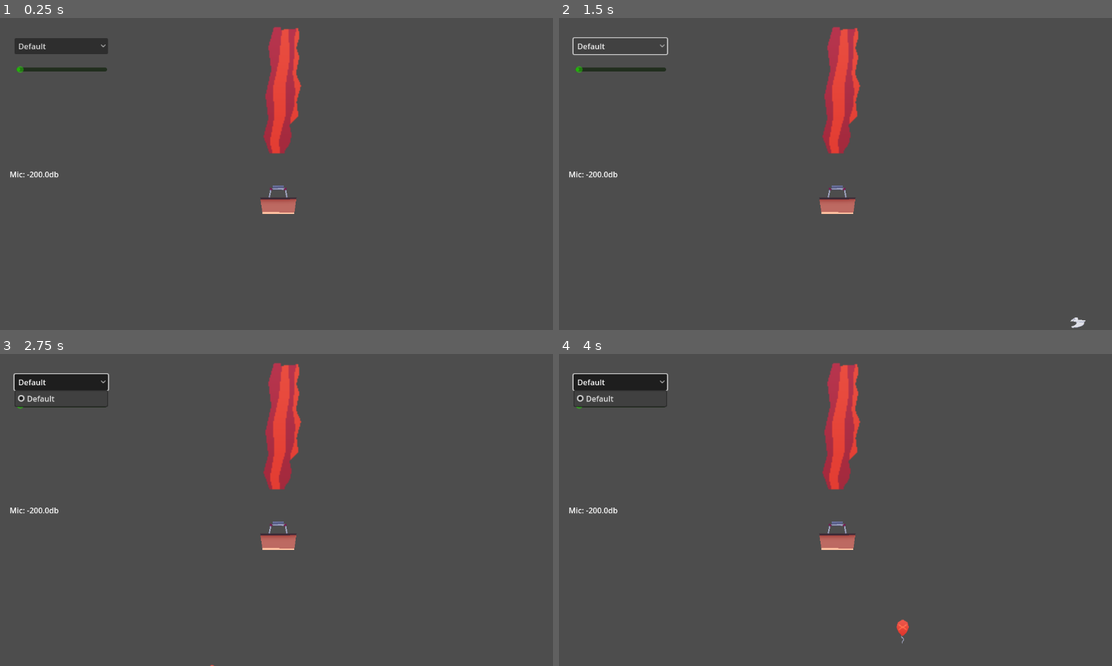
Above: before the commit, frames 1-4 (two rows, left to right).
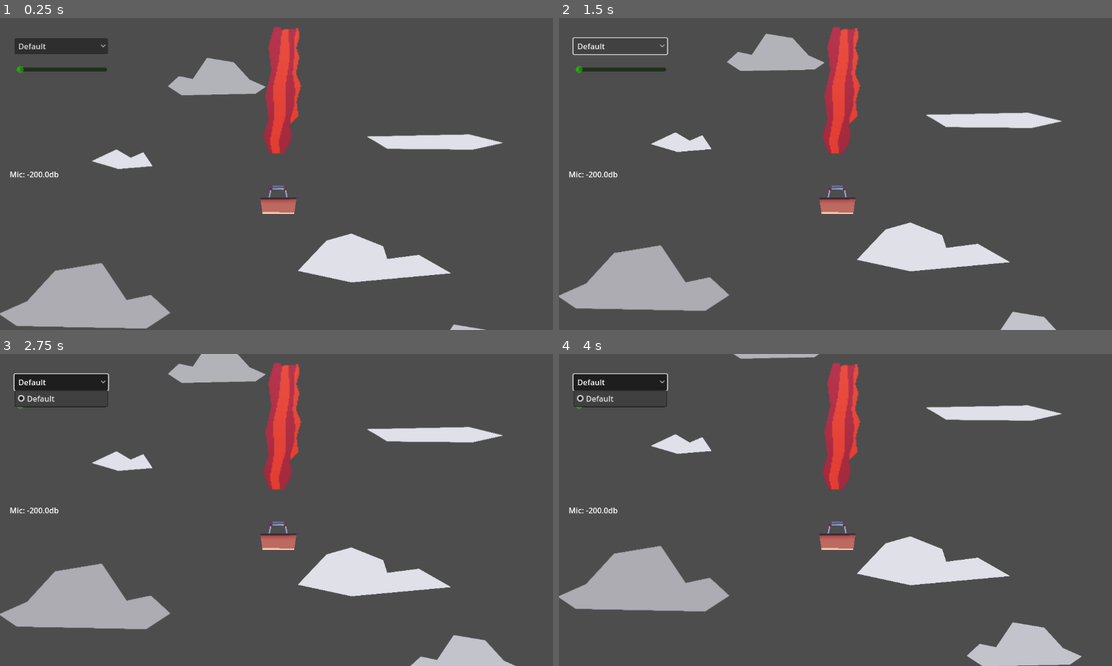
Above: after the commit, the same moments.

Repository: Fabianofski/minijam-191
Game: Godot game, scene res://scenes/game/game.tscn
Two runs of this game, one before a commit and one after it. Both use one fixed random seed, a clock stepped at 60 frames per second and the inputs below.
Inputs (mouse positions are in pixels of both pictures, inside the frame that each line leads up to):
- Up to frame 1 (0.25 s): no input
- Up to frame 2 (1.5 s): click "Default" at 0.5 s; click "Default" at 1.25 s
- Up to frame 3 (2.75 s): click "Default" at 2 s
- Up to frame 4 (4 s): move the mouse to (957, 494) at 2.77 s; move the mouse to (724, 525) at 3.52 s

The runs differ from the first frame. In frame 1, 8.9% of the frame differs, in the area x 0-91%, y 12-100%; in frame 2, 9.3%; in frame 3, 9.7%, in the area x 0-94%, y 0-100%; in frame 4, 9.6%.

Commit message:
Add: randomization to clouds

Diff:
--- a/scenes/game/game.tscn
+++ b/scenes/game/game.tscn
@@ -15,29 +15,29 @@
 [sub_resource type="Resource" id="Resource_vaxfo"]
 script = ExtResource("3_lfrn8")
 Prefab = ExtResource("4_2a8rs")
-Min_spawn_delay = 1.0
-Max_spawn_delay = 3.0
+Min_spawn_delay = 3.0
+Max_spawn_delay = 8.0
 metadata/_custom_type_script = "uid://bgb7upm6p5q20"
 
 [sub_resource type="Resource" id="Resource_ftsea"]
 script = ExtResource("3_lfrn8")
 Prefab = ExtResource("5_4j704")
-Min_spawn_delay = 1.0
-Max_spawn_delay = 3.0
+Min_spawn_delay = 3.0
+Max_spawn_delay = 8.0
 metadata/_custom_type_script = "uid://bgb7upm6p5q20"
 
 [sub_resource type="Resource" id="Resource_otnwt"]
 script = ExtResource("3_lfrn8")
 Prefab = ExtResource("6_kp23o")
-Min_spawn_delay = 1.0
-Max_spawn_delay = 3.0
+Min_spawn_delay = 3.0
+Max_spawn_delay = 8.0
 metadata/_custom_type_script = "uid://bgb7upm6p5q20"
 
 [sub_resource type="Resource" id="Resource_3xj4h"]
 script = ExtResource("3_lfrn8")
 Prefab = ExtResource("7_5jirj")
-Min_spawn_delay = 1.0
-Max_spawn_delay = 3.0
+Min_spawn_delay = 3.0
+Max_spawn_delay = 8.0
 metadata/_custom_type_script = "uid://bgb7upm6p5q20"
 
 [sub_resource type="Resource" id="Resource_kp23o"]
@@ -59,14 +59,41 @@
 [node name="Camera2D" type="Camera2D" parent="."]
 
 [node name="DecorationSpawner" type="Node2D" parent="."]
-position = Vector2(0, 488)
+position = Vector2(0, 400)
 script = ExtResource("3_0sr1o")
 bounds_x = 500.0
-slots = 8
+slots = 5
 obstacles = Array[ExtResource("3_lfrn8")]([SubResource("Resource_vaxfo"), SubResource("Resource_ftsea"), SubResource("Resource_otnwt"), SubResource("Resource_3xj4h")])
 
+[node name="Obstacle" parent="DecorationSpawner" instance=ExtResource("4_2a8rs")]
+position = Vector2(-127, -602)
+
+[node name="Obstacle2" parent="DecorationSpawner" instance=ExtResource("4_2a8rs")]
+position = Vector2(-400, -149)
+
+[node name="Obstacle3" parent="DecorationSpawner" instance=ExtResource("5_4j704")]
+position = Vector2(200, -231)
+randomize_brightness = false
+randomize_size = false
+randomize_flip = false
+
+[node name="Obstacle4" parent="DecorationSpawner" instance=ExtResource("6_kp23o")]
+position = Vector2(-322, -433)
+randomize_brightness = false
+randomize_size = false
+randomize_flip = false
+
+[node name="Obstacle5" parent="DecorationSpawner" instance=ExtResource("7_5jirj")]
+position = Vector2(326, -467)
+randomize_brightness = false
+randomize_size = false
+randomize_flip = false
+
+[node name="Obstacle6" parent="DecorationSpawner" instance=ExtResource("4_2a8rs")]
+position = Vector2(388, -46)
+
 [node name="ObstacleSpawner" type="Node2D" parent="."]
-position = Vector2(0, 244)
+position = Vector2(0, 400)
 script = ExtResource("3_0sr1o")
 bounds_x = 500.0
 obstacles = Array[ExtResource("3_lfrn8")]([SubResource("Resource_kp23o"), SubResource("Resource_5jirj")])
--- a/scenes/game/obstacles/clouds/cloud_0.tscn
+++ b/scenes/game/obstacles/clouds/cloud_0.tscn
@@ -7,6 +7,9 @@
 script = ExtResource("1_lr08q")
 destroy_bounds = -500.0
 speed_multiplier = 30.0
+randomize_brightness = true
+randomize_size = true
+randomize_flip = true
 
 [node name="Sprite2D" type="Sprite2D" parent="."]
 position = Vector2(0, 10)
--- a/scenes/game/obstacles/obstacle.gd
+++ b/scenes/game/obstacles/obstacle.gd
@@ -2,6 +2,21 @@
 
 @export var destroy_bounds: float
 @export var speed_multiplier: float
+@export var randomize_speed: bool = true
+@export var randomize_brightness: bool = false
+@export var randomize_size: bool = false
+@export var randomize_flip: bool = false
+
+func _ready():
+	var sprite = $Sprite2D
+	if randomize_speed:
+		speed_multiplier *= randf_range(0.6, 1.4)
+	if randomize_brightness:
+		sprite.self_modulate.a = randf_range(0.5, 1.0)
+	if randomize_size:
+		sprite.scale *= randf_range(0.6, 1.4)
+	if randomize_flip:
+		sprite.flip_h = randf() < 0.5
 
 func _process(delta: float) -> void:
 	position.y -= delta * speed_multiplier
